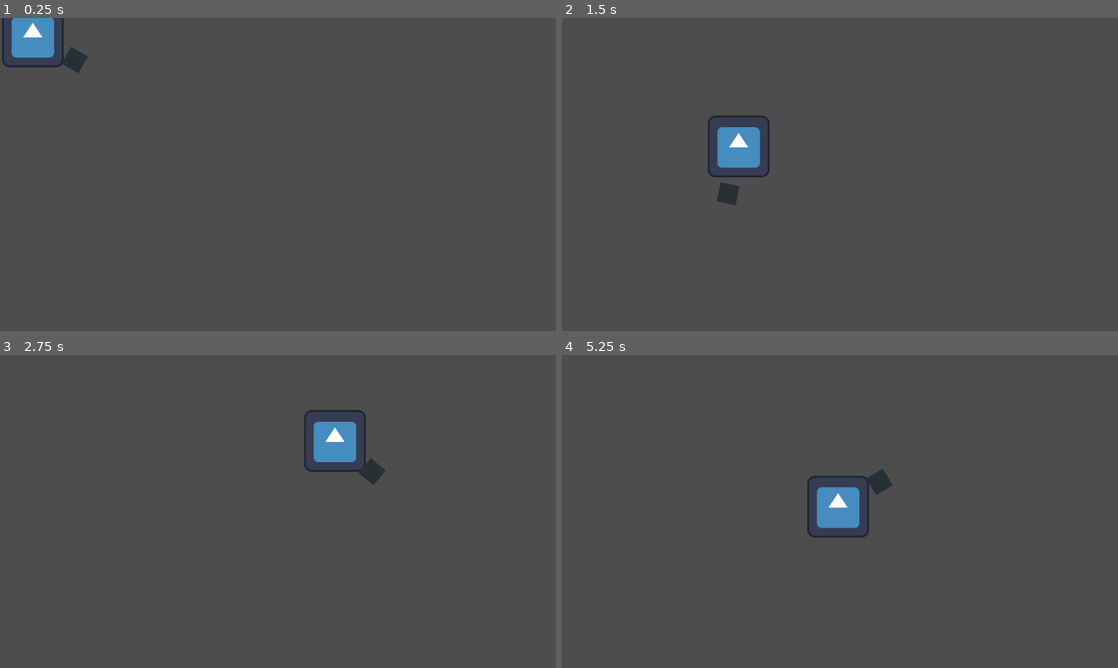
Above: before the commit, frames 1-4 (two rows, left to right).
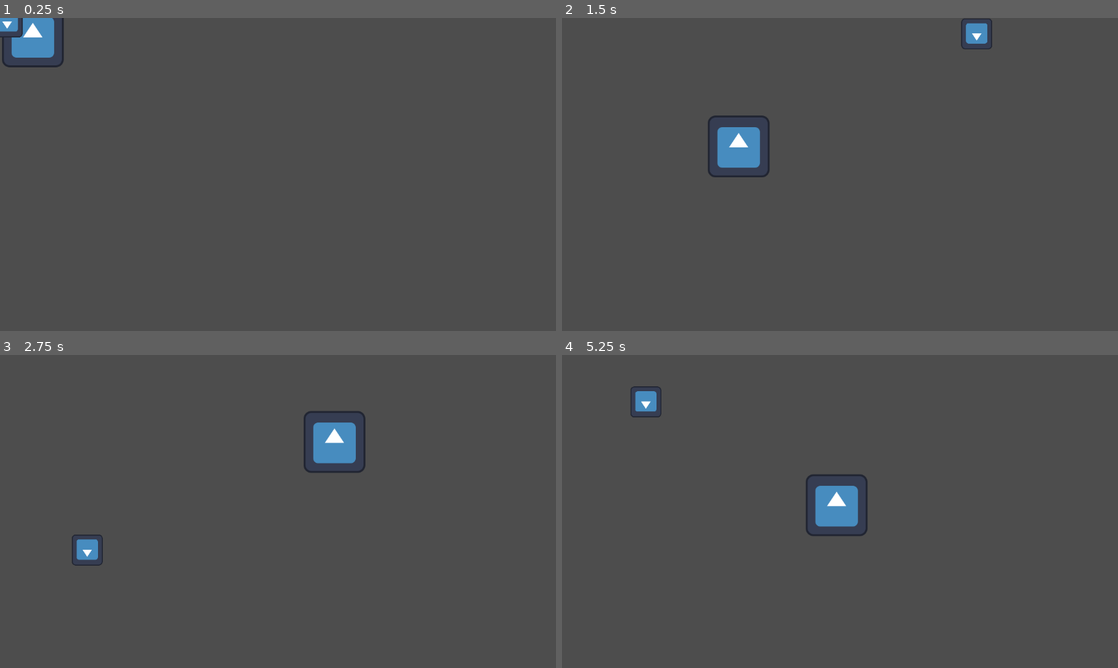
Above: after the commit, the same moments.

Repository: sayf63/Judgement_Engine
Game: Godot game, scene res://Entities/Player/Player.tscn
Same seed, same stepped clock (60 frames per second), same inputs: the game is played once before the commit and once after it. The project has no main scene, so this scene is started directly. The engine's default icon, where the game draws it, is replaced by a stand-in: a white triangle on a blue panel in a dark square.
Inputs (mouse positions are in pixels of both pictures, inside the frame that each line leads up to):
- Up to frame 1 (0.25 s): no input
- Up to frame 2 (1.5 s): move the mouse to (962, 158) at 0.52 s; press the mouse at (962, 158) at 0.53 s; hold D (right) 0.53-1.28 s; move the mouse to (728, 190) at 1.27 s; release the mouse at (728, 190) at 1.28 s; hold S (down) from 1.28 s (still down); tap Space (dash) at 1.35 s
- Up to frame 3 (2.75 s): click (166, 527) at 1.55 s; move the mouse to (333, 442) at 2.02 s; release S (down) at 2.03 s; press the mouse at (333, 442) at 2.03 s; hold D (right) from 2.03 s (still down)
- Up to frame 4 (5.25 s): move the mouse to (812, 574) at 2.77 s; release D (right) at 2.78 s; release the mouse at (812, 574) at 2.78 s; hold W (up) 2.78-3.53 s; click (812, 574) at 2.85 s; move the mouse to (1006, 558) at 3.52 s; press the mouse at (1006, 558) at 3.53 s; hold A (left) 3.53-5.03 s; tap Space (dash) at 3.6 s; move the mouse to (673, 464) at 4.27 s; release the mouse at (673, 464) at 4.28 s; click (673, 464) at 4.35 s; move the mouse to (867, 511) at 5.02 s; press the mouse at (867, 511) at 5.03 s; hold S (down) from 5.03 s (still down)

The runs differ from the first frame. In frame 1, 0.4% of the frame differs, in the area x 0-16%, y 0-18%; in frame 2, 0.5%; in frame 3, 0.8%; in frame 4, 1.1%, in the area x 12-60%, y 10-59%.

Commit message:
player weapon swingalings now, also has attack button (click to swing toward location) with 1 second CD. :)

Diff:
--- a/judgement-engine/Entities/Enemies/BaseEnemy/BaseEnemy.tscn
+++ b/judgement-engine/Entities/Enemies/BaseEnemy/BaseEnemy.tscn
@@ -8,6 +8,9 @@
 [sub_resource type="CapsuleShape2D" id="CapsuleShape2D_jv363"]
 radius = 22.0
 height = 144.0
+
+[sub_resource type="RectangleShape2D" id="RectangleShape2D_0mxb2"]
+size = Vector2(126, 126)
 
 [node name="base_enemy" type="CharacterBody2D" unique_id=1742152106]
 script = ExtResource("1_suyeg")
@@ -20,11 +23,6 @@
 [node name="sprite" type="Sprite2D" parent="." unique_id=1058222678]
 texture = ExtResource("1_sou0s")
 
-[node name="collision" type="CollisionShape2D" parent="." unique_id=488236401]
-position = Vector2(0, 53)
-rotation = 1.5707964
-shape = SubResource("CapsuleShape2D_jv363")
-
 [node name="state_machine" type="Node2D" parent="." unique_id=1992571038 node_paths=PackedStringArray("entity", "entity_sprite")]
 script = ExtResource("2_suyeg")
 default_state = "idle"
@@ -34,3 +32,13 @@
 [node name="enemy_health_bar" parent="." unique_id=1728323823 instance=ExtResource("6_f7fqs")]
 offset_top = -88.0
 offset_bottom = -72.0
+
+[node name="collision" type="CollisionShape2D" parent="." unique_id=488236401]
+position = Vector2(0, 53)
+rotation = 1.5707964
+shape = SubResource("CapsuleShape2D_jv363")
+
+[node name="Hurtbox" type="Area2D" parent="." unique_id=923528314]
+
+[node name="HurtboxCollision" type="CollisionShape2D" parent="Hurtbox" unique_id=1521953114]
+shape = SubResource("RectangleShape2D_0mxb2")
--- a/judgement-engine/Entities/Enemies/BaseEnemy/enemy.gd
+++ b/judgement-engine/Entities/Enemies/BaseEnemy/enemy.gd
@@ -24,15 +24,11 @@
 	health = clamp(health, 0, max_health)
 	damaged.emit()
 
-
-
 # Internal
 func _physics_process(delta):
 	if health <= 0:
 		die()
 
-
-
 # Outputs
 func die():
 	queue_free()
--- a/judgement-engine/Entities/Player/Player.tscn
+++ b/judgement-engine/Entities/Player/Player.tscn
@@ -8,20 +8,33 @@
 [ext_resource type="Script" uid="uid://llbfhas6et5t" path="res://Entities/Player/PlayerStateMachine/PlayerStates/player_moving.gd" id="6_x44r4"]
 [ext_resource type="Script" uid="uid://ghiu6bajqh63" path="res://Entities/Player/PlayerStateMachine/PlayerStates/player_dashing.gd" id="7_761t5"]
 
-[sub_resource type="CircleShape2D" id="CircleShape2D_ww0jn"]
-radius = 50.0
+[sub_resource type="CapsuleShape2D" id="CapsuleShape2D_hj1c0"]
+radius = 16.0
+height = 152.0
+
+[sub_resource type="RectangleShape2D" id="RectangleShape2D_hj1c0"]
+size = Vector2(126, 126)
 
 [node name="Player" type="CharacterBody2D" unique_id=1752497931]
+motion_mode = 1
 script = ExtResource("1_ww0jn")
 
 [node name="Sprite2D" type="Sprite2D" parent="." unique_id=2063277729]
 texture = ExtResource("1_e5kic")
 
-[node name="CollisionShape2D" type="CollisionShape2D" parent="." unique_id=1518797429]
-shape = SubResource("CircleShape2D_ww0jn")
+[node name="Collision" type="CollisionShape2D" parent="." unique_id=1518797429]
+position = Vector2(-1, 47)
+rotation = 1.5707964
+shape = SubResource("CapsuleShape2D_hj1c0")
+
+[node name="Hurtbox" type="Area2D" parent="." unique_id=181403658]
+
+[node name="HurtboxCollision" type="CollisionShape2D" parent="Hurtbox" unique_id=1105339110]
+shape = SubResource("RectangleShape2D_hj1c0")
 
 [node name="PlayerWeapon" parent="." unique_id=1460599134 instance=ExtResource("3_vweq0")]
-position = Vector2(124, 0)
+top_level = true
+motion_mode = 1
 
 [node name="StateMachine" type="Node" parent="." unique_id=943773601]
 script = ExtResource("4_hj1c0")
--- a/judgement-engine/Entities/Player/PlayerStateMachine/PlayerStates/player_dashing.gd
+++ b/judgement-engine/Entities/Player/PlayerStateMachine/PlayerStates/player_dashing.gd
@@ -22,9 +22,9 @@
 		set_state("Idle")
 
 	var direction = entity.position.direction_to(mouse_position)
-	entity.velocity = Vector2(
-		move_toward(entity.velocity.x, direction.x * entity.SPEED * target_speed_multiplier * delta*50, entity.SPEED),
-		move_toward(entity.velocity.y, direction.y * entity.SPEED * target_speed_multiplier * delta*50, entity.SPEED)
+	entity.velocity = entity.velocity.move_toward(
+		direction*entity.SPEED*target_speed_multiplier*delta*50,
+		entity.SPEED
 	)
 
 	entity.move_and_slide()
--- a/judgement-engine/Entities/Player/PlayerStateMachine/PlayerStates/player_moving.gd
+++ b/judgement-engine/Entities/Player/PlayerStateMachine/PlayerStates/player_moving.gd
@@ -15,9 +15,9 @@
 	var target_speed_multiplier = lerp(min_speed_factor, 1.0, t)
 
 	var direction = entity.position.direction_to(mouse_position)
-	entity.velocity = Vector2(
-		move_toward(entity.velocity.x, direction.x * entity.SPEED * target_speed_multiplier * delta*50, entity.SPEED),
-		move_toward(entity.velocity.y, direction.y * entity.SPEED * target_speed_multiplier * delta*50, entity.SPEED)
+	entity.velocity = entity.velocity.move_toward(
+		direction*entity.SPEED*target_speed_multiplier*delta*50,
+		entity.SPEED
 	)
 	entity.move_and_slide()
 
--- /dev/null
+++ b/judgement-engine/Entities/Player/Weapon/WeaponStateMachine/WeaponStates/weapon_moving.gd
@@ -0,0 +1,28 @@
+extends State
+
+func do_physics_process(delta):
+	var mouse_position = entity.get_global_mouse_position()
+	var direction = entity.position.direction_to(mouse_position)
+	entity.velocity = entity.velocity.move_toward(
+		direction*entity.SPEED,
+		entity.ACCEL*delta
+	)
+	if entity.velocity.length() > entity.SPEED:
+		entity.velocity = entity.velocity.normalized() * entity.SPEED
+	# steer velocity towards cursor slightly
+	if entity.position.distance_to(mouse_position) > 100:
+		var vel_dir = entity.velocity.normalized()
+		var dot = vel_dir.dot(direction)
+
+		var angle_limit = deg_to_rad(20)
+		var cos_limit = cos(angle_limit)
+
+		if dot < cos_limit:
+			var curr_speed = entity.velocity.length()
+			var new_angle = rotate_toward(entity.velocity.angle(), direction.angle(), entity.STEER_STRENGTH/50)
+
+			entity.velocity = Vector2.from_angle(new_angle) * curr_speed
+
+func _input(event: InputEvent) -> void:
+	if event.is_action_pressed("swing") && entity.cooldowns["Swinging"] == 0:
+		set_state("Swinging")
--- /dev/null
+++ b/judgement-engine/Entities/Player/Weapon/WeaponStateMachine/WeaponStates/weapon_swinging.gd
@@ -0,0 +1,30 @@
+extends State
+
+var target_position := Vector2.ZERO
+var target_reached := false
+
+# this state speeds up the weapon until it reaches past the targetted point.
+func enter_state():
+	target_position = entity.get_global_mouse_position()
+	entity.velocity = Vector2.ZERO
+	entity.reset_cooldown("Swinging")
+
+func do_physics_process(delta):
+	if (entity.position-target_position).length() < 100:
+		target_reached = true
+
+	if !target_reached:
+		var to_target = entity.global_position.direction_to(target_position)
+
+		# perpendicular vector (rotated 90 degrees)
+		var sideways = to_target.orthogonal() * 1
+
+		var desired_velocity = to_target * entity.SPEED + sideways * 1000
+
+		entity.velocity = desired_velocity
+	else:
+		set_state("Moving")
+
+
+func exit_state():
+	target_reached = false
--- /dev/null
+++ b/judgement-engine/Entities/Player/Weapon/WeaponStateMachine/weapon_state_machine.gd
@@ -0,0 +1,47 @@
+class_name WeaponStateMachine
+extends StateMachine
+
+func _physics_process(delta):
+	if current_state:
+		current_state.do_physics_process(delta)
+
+	_reflect_off_edge()
+
+	entity.move_and_slide()
+
+func _reflect_off_edge():
+	var screen_rect = get_viewport().get_visible_rect()
+	var pos = entity.global_position
+	var vel = entity.velocity
+	var bounced = false
+
+	# Left edge
+	if pos.x < screen_rect.position.x:
+		pos.x = screen_rect.position.x+1
+		vel.x *= -1
+		bounced = true
+
+	# Right edge
+	elif pos.x > screen_rect.end.x:
+		pos.x = screen_rect.end.x-1
+		vel.x *= -1
+		bounced = true
+
+	# Top edge
+	if pos.y < screen_rect.position.y:
+		pos.y = screen_rect.position.y+1
+		vel.y *= -1
+		bounced = true
+
+	# Bottom edge
+	elif pos.y > screen_rect.end.y:
+		pos.y = screen_rect.end.y-1
+		vel.y *= -1
+		bounced = true
+
+	if bounced:
+		# optional: reduce energy so it doesn’t bounce forever
+		vel *= 0.8
+
+	entity.global_position = pos
+	entity.velocity = vel
--- /dev/null
+++ b/judgement-engine/Entities/Player/Weapon/player_weapon.gd
@@ -0,0 +1,40 @@
+class_name Weapon
+extends CharacterBody2D
+
+@onready var player = get_parent()
+
+@export var ACCEL := 500.0
+@export var DAMAGE := 10.0
+@export var SPEED := 400.0
+@export var SWING_CD := 1.0
+@export var STEER_STRENGTH := 1.0
+
+var cooldowns: Dictionary = {
+	"Swinging": SWING_CD
+}
+
+func _init() -> void:
+	for key in cooldowns:
+		cooldowns[key] = 0.0
+
+func _ready() -> void:
+	position = player.position
+
+func _process(delta: float) -> void:
+	for key in cooldowns:
+		cooldowns[key] = max(cooldowns[key] - delta, 0.0)
+	print(cooldowns["Swinging"])
+
+func _on_area_2d_area_entered(area: Area2D) -> void:
+	var enemy = area.get_parent()
+	if enemy is not Enemy:
+		return
+	enemy.take_damage(DAMAGE * (velocity.length() / SPEED))
+
+func reset_cooldown(key: String) -> void:
+	match key:
+		"Swinging":
+			print("Resetting SWINGING CD")
+			cooldowns["Swinging"] = SWING_CD
+		_:
+			pass
--- a/judgement-engine/Entities/Player/Weapon/player_weapon.tscn
+++ b/judgement-engine/Entities/Player/Weapon/player_weapon.tscn
@@ -1,10 +1,35 @@
 [gd_scene format=3 uid="uid://bteatyl84d520"]
 
-[node name="PlayerWeapon" type="Node2D" unique_id=1460599134]
+[ext_resource type="Texture2D" uid="uid://r7fbim2rqnl4" path="res://icon.svg" id="1_2rtwd"]
+[ext_resource type="Script" uid="uid://babq6yqm2bvb2" path="res://Entities/Player/Weapon/player_weapon.gd" id="1_pkqv3"]
+[ext_resource type="Script" uid="uid://4uist6ycgyu0" path="res://Entities/Player/Weapon/WeaponStateMachine/weapon_state_machine.gd" id="2_jj6u5"]
+[ext_resource type="Script" uid="uid://dyldvbmeew1n3" path="res://Entities/Player/Weapon/WeaponStateMachine/WeaponStates/weapon_moving.gd" id="3_i3bxa"]
+[ext_resource type="Script" uid="uid://dqbpojfjkgv20" path="res://Entities/Player/Weapon/WeaponStateMachine/WeaponStates/weapon_swinging.gd" id="4_bmo0q"]
 
-[node name="ColorRect" type="ColorRect" parent="." unique_id=774028129]
-offset_left = -20.0
-offset_top = -20.0
-offset_right = 20.0
-offset_bottom = 20.0
-color = Color(0.15416896, 0.19023678, 0.20818987, 1)
+[sub_resource type="CapsuleShape2D" id="CapsuleShape2D_2rtwd"]
+
+[node name="PlayerWeapon" type="CharacterBody2D" unique_id=769343133]
+script = ExtResource("1_pkqv3")
+
+[node name="StateMachine" type="Node" parent="." unique_id=1652079017 node_paths=PackedStringArray("entity")]
+script = ExtResource("2_jj6u5")
+default_state = "Moving"
+entity = NodePath("..")
+
+[node name="Moving" type="Node" parent="StateMachine" unique_id=1009721897]
+script = ExtResource("3_i3bxa")
+
+[node name="Swinging" type="Node" parent="StateMachine" unique_id=1353608138]
+script = ExtResource("4_bmo0q")
+
+[node name="Sprite2D" type="Sprite2D" parent="." unique_id=456365847]
+scale = Vector2(0.5, 0.5)
+texture = ExtResource("1_2rtwd")
+flip_v = true
+
+[node name="Hitbox" type="Area2D" parent="." unique_id=1275600159]
+
+[node name="HitboxCollision" type="CollisionShape2D" parent="Hitbox" unique_id=1215787520]
+shape = SubResource("CapsuleShape2D_2rtwd")
+
+[connection signal="area_entered" from="Hitbox" to="." method="_on_area_2d_area_entered"]
--- a/judgement-engine/Entities/Player/player.gd
+++ b/judgement-engine/Entities/Player/player.gd
@@ -1,5 +1,8 @@
 class_name Player
 extends CharacterBody2D
+
+signal player_hurt(health_change)
+signal player_healed(health_change)
 
 @export var SPEED := 200.0
 @export var DASH_MULTIPLIER := 2.0
@@ -9,6 +12,20 @@
 @export var WEAPON_ROTATION_SPEED := 10.0
 @export var SLOW_RADIUS = 50.0
 @export var STOP_RADIUS = 5
+
+@export var MAX_HEALTH = 100
+@export var current_health = MAX_HEALTH:
+	set(value):
+		if value < current_health:
+			print("player was hurt :(")
+			emit_signal("player_hurt", value - current_health)
+		elif value > current_health:
+			print("player was healed :)")
+			emit_signal("player_healed", value - current_health)
+		else:
+			print("Player's health was set to what it already was...")
+
+		current_health = value
 
 @onready var Weapon = $PlayerWeapon
 @onready var States = $StateMachine
@@ -25,7 +42,7 @@
 	for key in cooldowns:
 		cooldowns[key] = max(cooldowns[key] - delta, 0.0)
 
-	handle_weapon_position(delta, get_global_mouse_position())
+	#handle_weapon_position(delta, get_global_mouse_position())
 
 func _physics_process(_delta: float) -> void:
 	if cooldowns["Dashing"] > DASH_COOLDOWN - DASH_DURATION:
--- a/judgement-engine/project.godot
+++ b/judgement-engine/project.godot
@@ -19,6 +19,10 @@
 
 window/stretch/mode="canvas_items"
 window/stretch/scale_mode="integer"
+
+[dotnet]
+
+project/assembly_name="Judgement Engine"
 
 [input]
 
@@ -47,6 +51,11 @@
 "events": [Object(InputEventKey,"resource_local_to_scene":false,"resource_name":"","device":-1,"window_id":0,"alt_press …(191 unchanged characters)…
 ]
 }
+swing={
+"deadzone": 0.2,
+"events": [Object(InputEventMouseButton,"resource_local_to_scene":false,"resource_name":"","device":-1,"window_id":0,"alt_pressed":false,"shift_pressed":false,"ctrl_pressed":false,"meta_pressed":false,"button_mask":0,"position":Vector2(0, 0),"global_position":Vector2(0, 0),"factor":1.0,"button_index":1,"canceled":false,"pressed":false,"double_click":false,"script":null)
+]
+}
 
 [physics]
 
Not shown, added: judgement-engine/Entities/Player/Weapon/WeaponStateMachine/WeaponStates/weapon_moving.gd.uid
Not shown, added: judgement-engine/Entities/Player/Weapon/WeaponStateMachine/WeaponStates/weapon_swinging.gd.uid
Not shown, added: judgement-engine/Entities/Player/Weapon/WeaponStateMachine/weapon_state_machine.gd.uid
Not shown, added: judgement-engine/Entities/Player/Weapon/player_weapon.gd.uid
